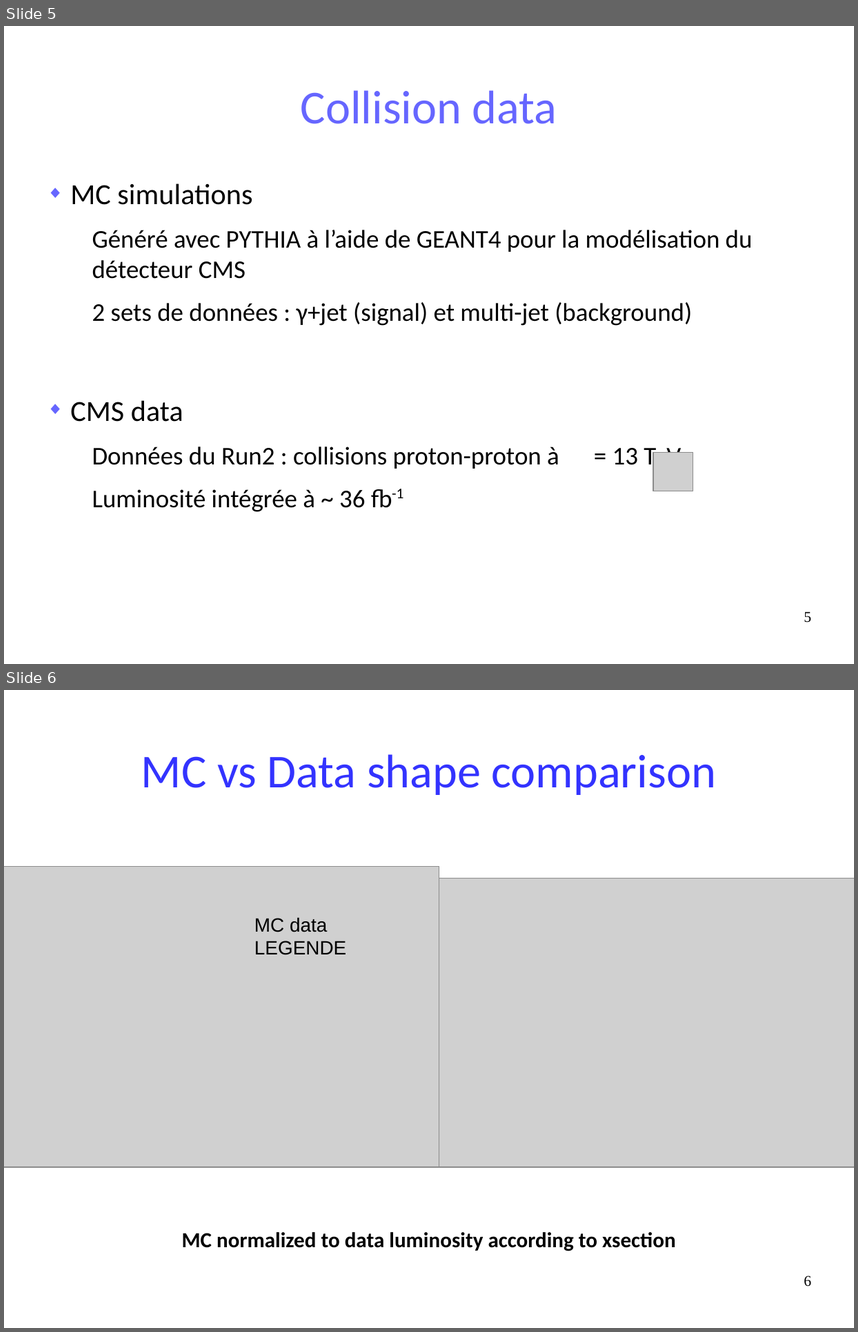
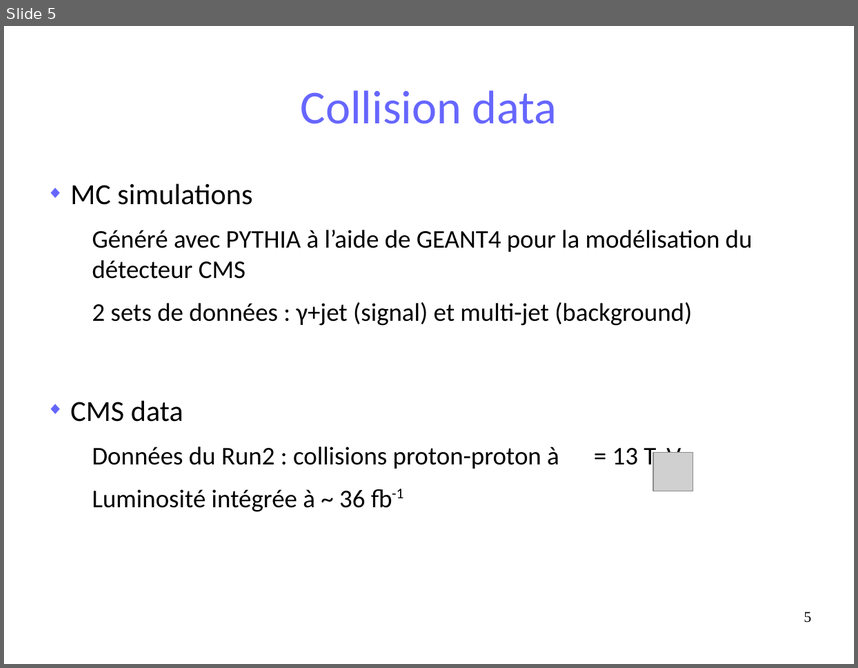
Before and after one commit to maxgiraud/m2_report, a slide deck: soutenance.odp. Shown one above the other, each under a label of ours: slides 5 and 6 before the commit, slide 5 after it. The pictures are 858x1332 and 858x668 pixels, drawn with LibreOffice and Linux fonts; fonts in the diff are those of the drawing; grey boxes stand for pictures. Boxes give left, top, right and bottom in pixels: in the first picture for what was removed or moved away, otherwise in the second. Text is boxed around its words. In the diff, an @@ line names an element or a change of style, - is before the commit and + after.

```diff
--- a/soutenance.odp
+++ b/soutenance.odp
@@ slide 6 removed at (4, 690, 854, 1328), background #FFFFFF @@
@@ title removed at (141, 754, 716, 795) @@
-MC vs Data shape comparison
@@ picture removed at (4, 866, 440, 1167) @@
@@ picture removed at (417, 878, 854, 1167) @@
@@ text removed at (254, 917, 346, 955) @@
-MC data LEGENDE
@@ text removed at (182, 1232, 676, 1251) @@
-MC normalized to data luminosity according to xsection
@@ page number removed at (804, 1275, 811, 1286) @@
-6
```
Also in this commit, not shown: 11 slides changed, 4 slides added, 3 other slides removed.
